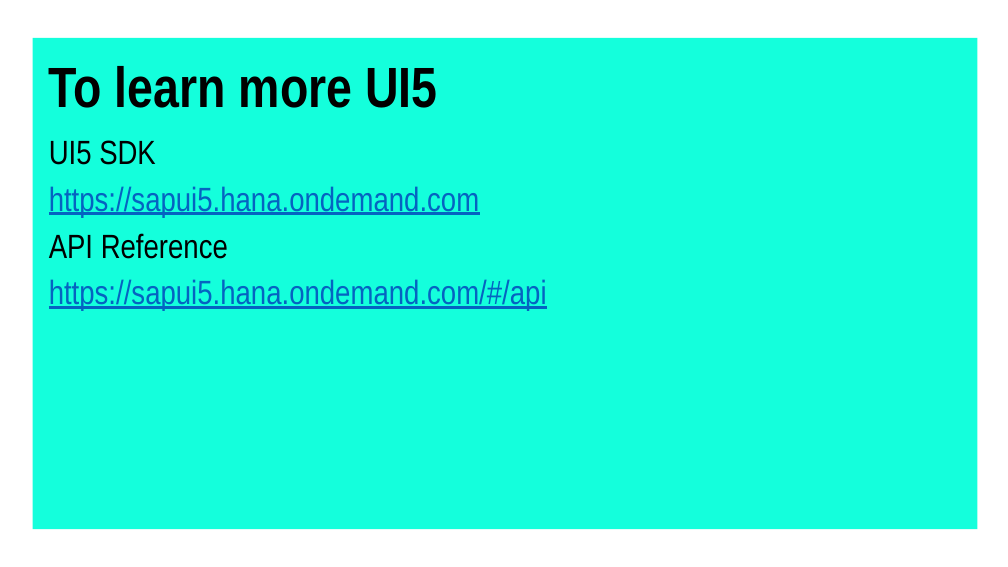
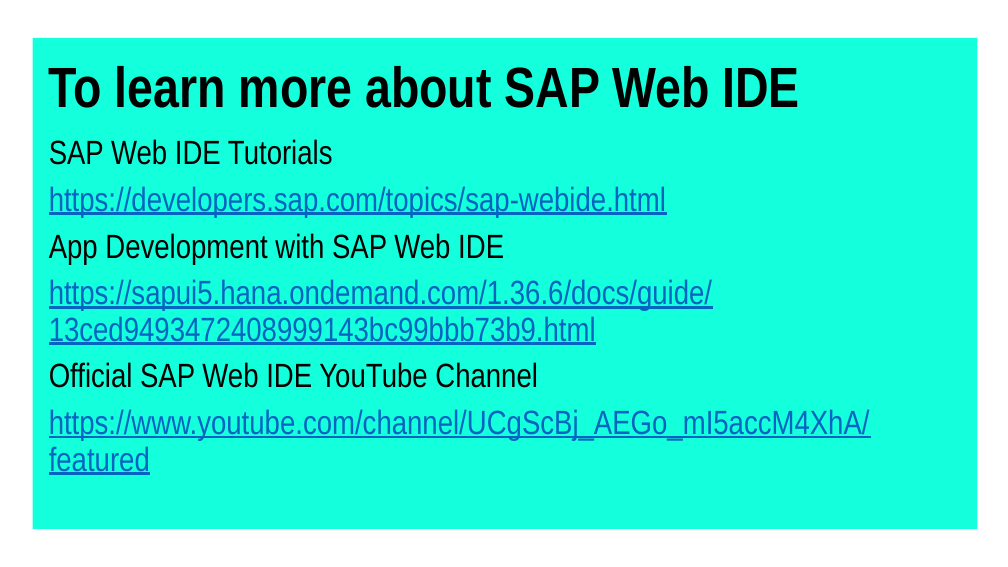
Before and after one commit to michaelnny/SAP-UI5-Development-Re-Introduction, a slide deck: slide 54 of course_slides.pptx (slide 53 before the commit). Drawn at 1008x567 pixels with LibreOffice and Linux fonts; fonts in the diff are those of the drawing; background and template pictures are left out. Boxes give left, top, right and bottom in pixels: in the first picture for what was removed or moved away, otherwise in the second. Text is boxed around its words. In the diff, an @@ line names an element or a change of style, - is before the commit and + after.

```diff
--- a/course_slides.pptx
+++ b/course_slides.pptx
@@ text at box(49, 66, 800, 108): text changed @@
-To learn more UI5
+To learn more about SAP Web IDE
@@ text at box(49, 139, 870, 475): text changed @@
-UI5 SDK
-https://sapui5.hana.ondemand.com
-API Reference
-https://sapui5.hana.ondemand.com/#/api
+SAP Web IDE Tutorials
+https://developers.sap.com/topics/sap-webide.html
+App Development with SAP Web IDE
+https://sapui5.hana.ondemand.com/1.36.6/docs/guide/13ced9493472408999143bc99bbb73b9.html
+Official SAP Web IDE YouTube Channel
+https://www.youtube.com/channel/UCgScBj_AEGo_mI5accM4XhA/featured
```
Also in this commit, not shown: 1 other slide changed, 1 slide added.
